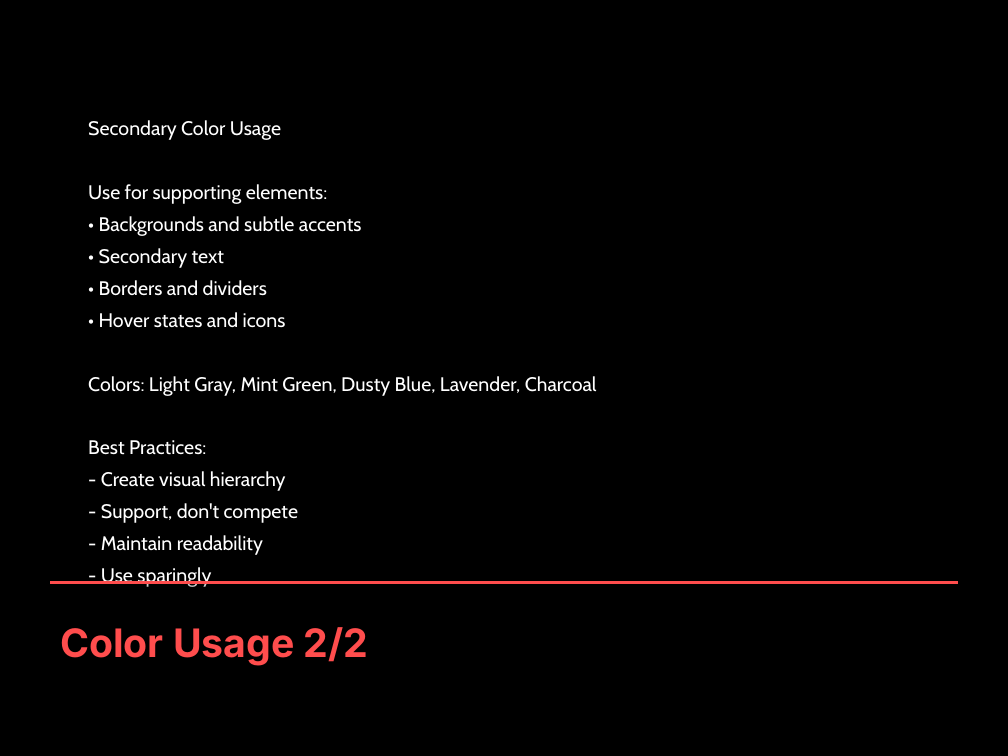
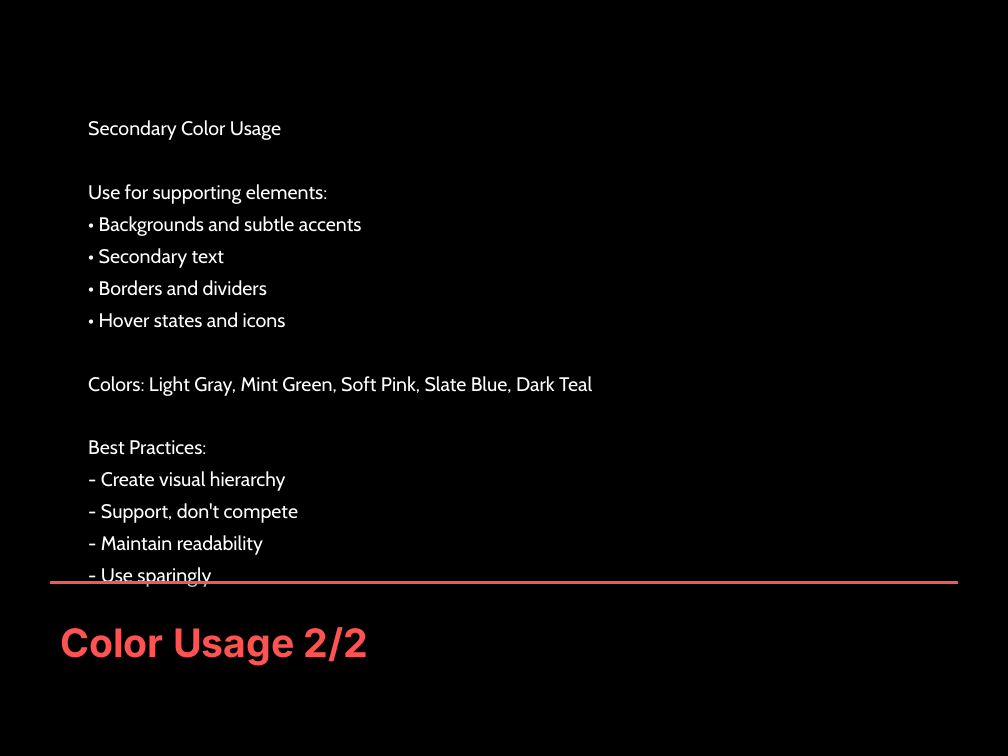
Before and after one commit to md-anas-sabah/brand_book_generator_crewai, a slide deck: slide 14 of output/techforward_live/techforward_live_enhanced_brand_book.pptx. Drawn at 1008x756 pixels with LibreOffice and Linux fonts; fonts in the diff are those of the drawing. Boxes give left, top, right and bottom in pixels: in the first picture for what was removed or moved away, otherwise in the second. Text is boxed around its words. In the diff, an @@ line names an element or a change of style, - is before the commit and + after.

```diff
--- a/output/techforward_live/techforward_live_enhanced_brand_book.pptx
+++ b/output/techforward_live/techforward_live_enhanced_brand_book.pptx
@@ text at [88, 376, 592, 396]: text changed @@
-Colors: Light Gray, Mint Green, Dusty Blue, Lavender, Charcoal
+Colors: Light Gray, Mint Green, Soft Pink, Slate Blue, Dark Teal
```
Also in this commit, not shown: 7 other slides changed, 27 other files.
